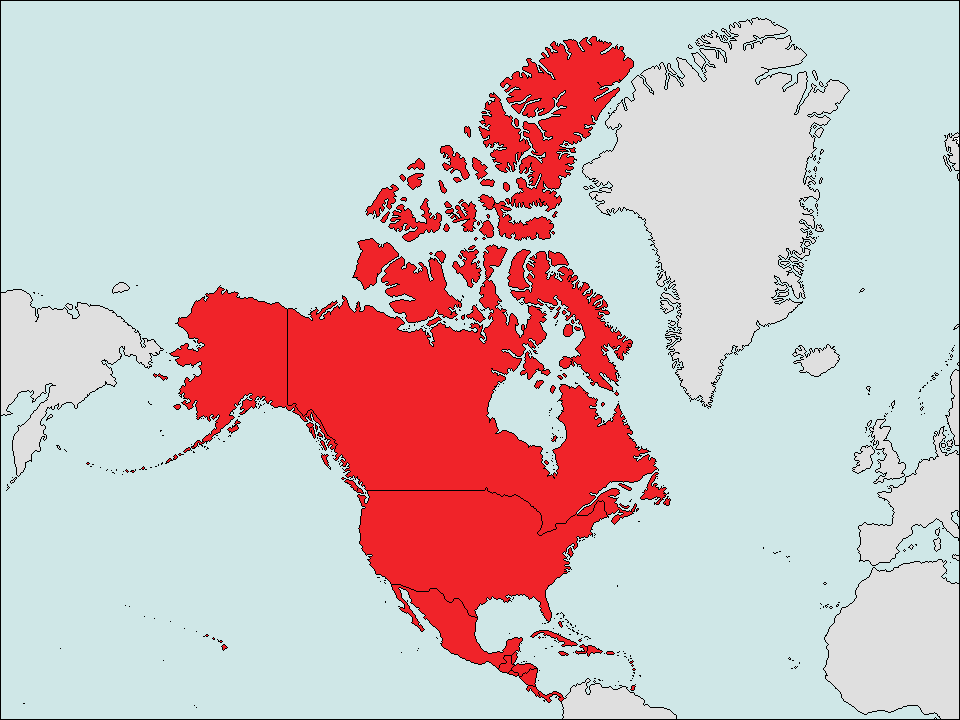
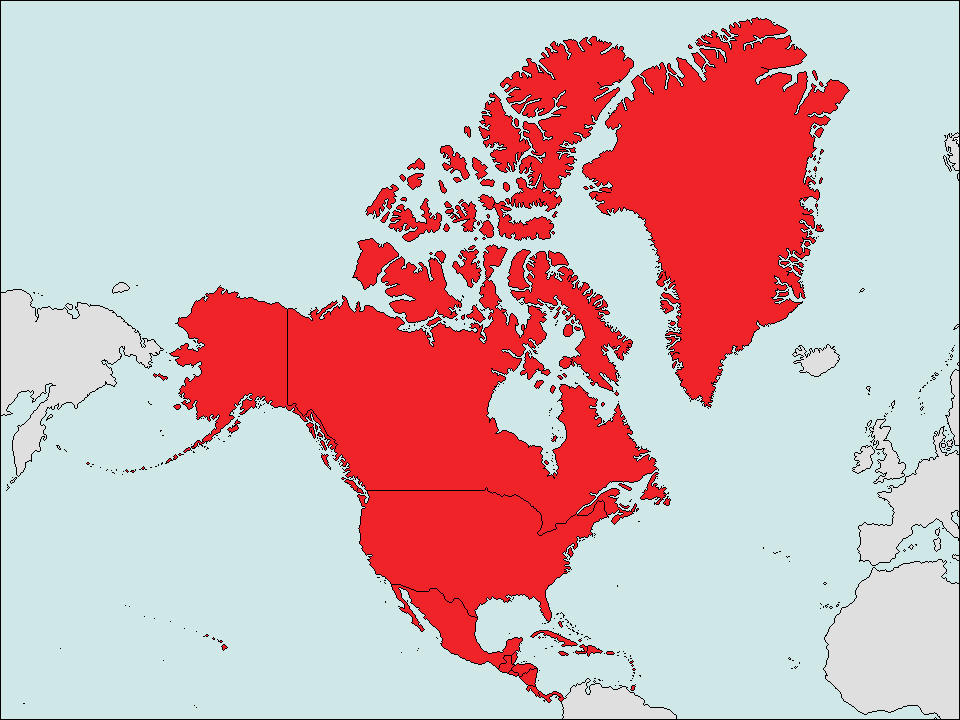
Comparing the layer stacks of the two 960×720 images. Changes:
painted on "Color" over box(583, 18, 849, 406)
